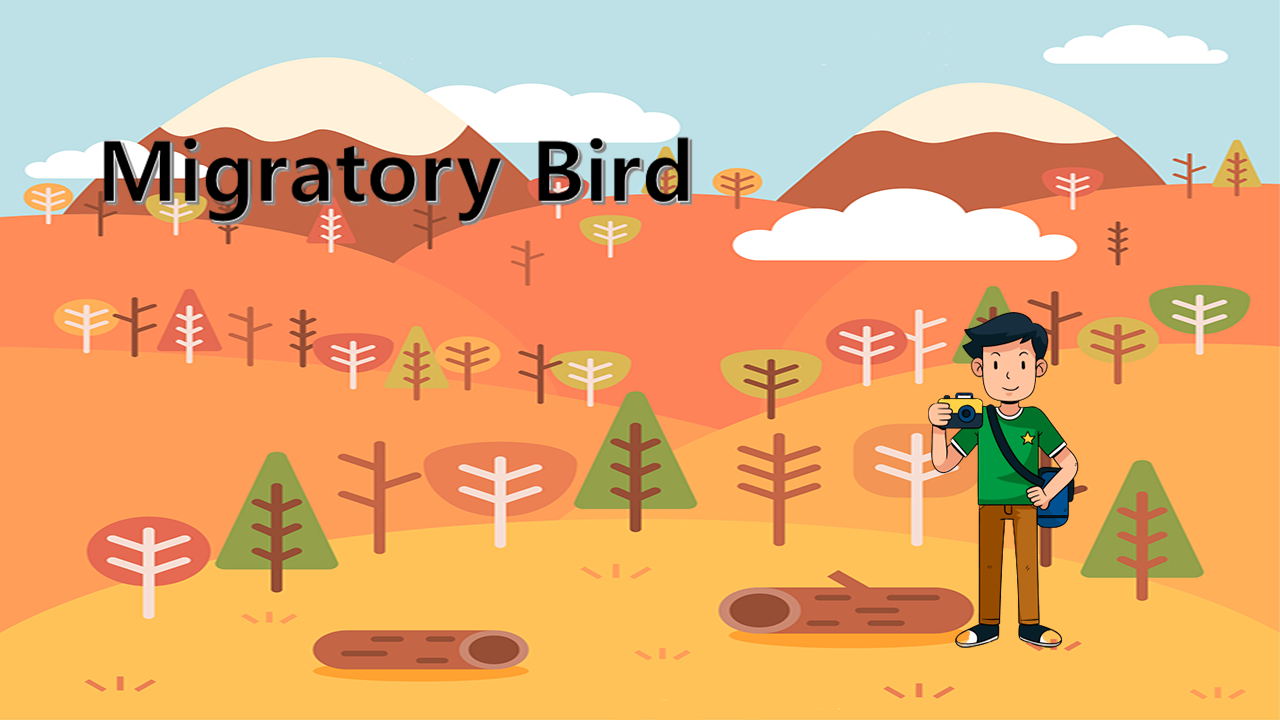
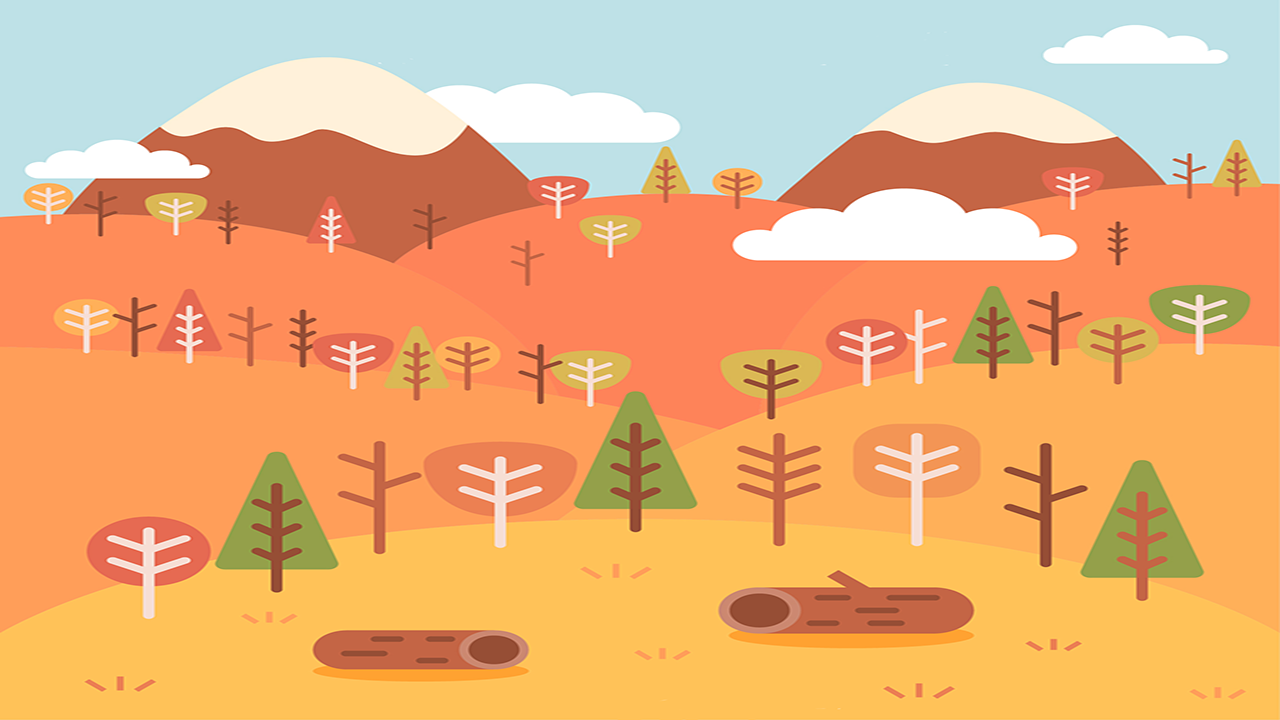
Layered file, before and after one edit (1280 × 720). Changes by layer:
hid "gameName" (1st of 2) over [103, 136, 693, 226]
hid "boy" over [928, 312, 1079, 648]
